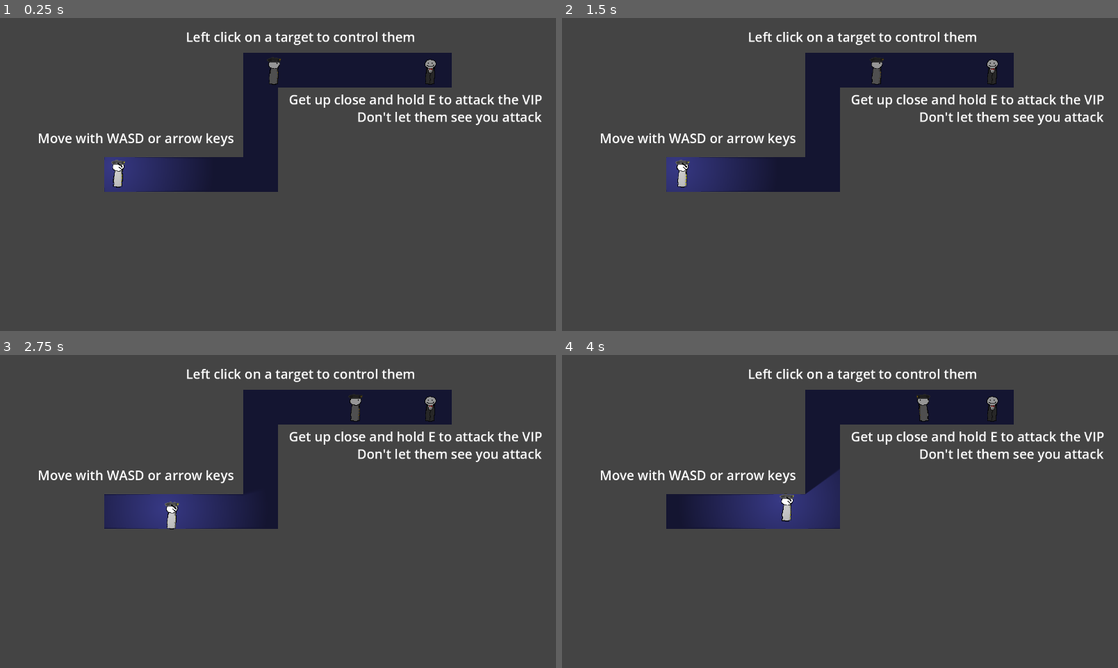
Above: before the commit, frames 1-4 (two rows, left to right).
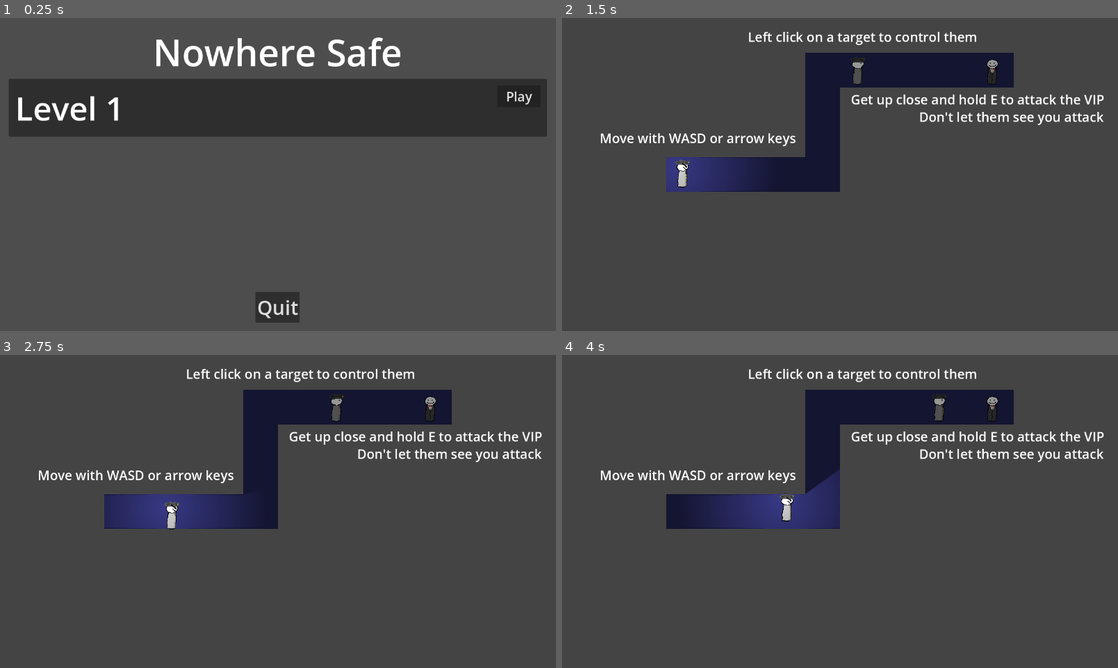
Above: after the commit, the same moments.

Repository: RainbowAsteroids/nowhere-safe
Game: Godot game, scene res://main-menu/main_menu.tscn
Same seed, same stepped clock (60 frames per second), same inputs: the game is played once before the commit and once after it. Before the commit the project starts from res://world/worlds/0.tscn.
Inputs (mouse positions are in pixels of both pictures, inside the frame that each line leads up to):
- Up to frame 1 (0.25 s): no input
- Up to frame 2 (1.5 s): click (1079, 96) at 0.5 s, where only the run after the commit has a clickable "Play"; tap A (move_left) at 1.25 s; move the mouse to (678, 174) at 1.27 s; hold D (move_right) from 1.28 s (still down); hold Right mouse button (attack) from 1.28 s (still down)
- Up to frame 3 (2.75 s): tap A (move_left) at 2 s; move the mouse to (333, 408) at 2.02 s; release D (move_right) at 2.03 s; release Right mouse button (attack) at 2.03 s; hold S (move_down) from 2.03 s (still down); click (333, 408) at 2.1 s
- Up to frame 4 (4 s): tap A (move_left) at 2.75, 3.5 s; move the mouse to (895, 442) at 2.77 s; release S (move_down) at 2.78 s; hold D (move_right) 2.78-3.53 s; hold Right mouse button (attack) 2.78-3.53 s; move the mouse to (812, 574) at 3.52 s; hold W (move_up) from 3.53 s (still down); click (812, 574) at 3.6 s

The runs differ from the first frame. In frame 1, 13% of the frame differs, in the area x 3-98%, y 4-96%; in frame 2, 0.2%; in frame 3, 0.3%; in frame 4, 0.3%.

Commit message:
Main menu/Level select

Diff:
--- /dev/null
+++ b/main-menu/LevelWidgets.gd
@@ -0,0 +1,17 @@
+extends VBoxContainer
+class_name LevelWidgets
+
+@export var level_widget_scene: PackedScene
+
+func _ready():
+	var i := 0
+	while i in RunTimeManager.best_times and i < 4:
+		var level_widget: LevelWidget = level_widget_scene.instantiate()
+		level_widget.level_num = i
+		add_child(level_widget)
+
+		i += 1
+
+	var level_widget: LevelWidget = level_widget_scene.instantiate()
+	level_widget.level_num = i
+	add_child(level_widget)
--- /dev/null
+++ b/main-menu/QuitButton.gd
@@ -0,0 +1,8 @@
+extends Button
+
+func _ready():
+	visible = OS.get_name() != "Web"
+	disabled = not visible
+
+func _on_pressed():
+	get_tree().quit()
--- /dev/null
+++ b/main-menu/level_widget.gd
@@ -0,0 +1,20 @@
+extends PanelContainer
+class_name LevelWidget
+
+@export var time_label: Label
+@export var title: Label
+
+var level_num: int
+
+func _ready():
+	title.text = title.text.format([level_num + 1])
+
+	if level_num in RunTimeManager.best_times:
+		time_label.text = time_label.text.format([
+			RunTimeManager.format_time(RunTimeManager.best_times[level_num])
+		])
+	else:
+		time_label.visible = false
+
+func _on_button_pressed():
+	get_tree().change_scene_to_file("res://world/worlds/{0}.tscn".format([level_num]))
--- /dev/null
+++ b/main-menu/level_widget.tscn
@@ -0,0 +1,41 @@
+[gd_scene load_steps=2 format=3 uid="uid://qt3ronon7pa8"]
+
+[ext_resource type="Script" path="res://main-menu/level_widget.gd" id="1_glic0"]
+
+[node name="LevelWidget" type="PanelContainer" node_paths=PackedStringArray("time_label", "title")]
+script = ExtResource("1_glic0")
+time_label = NodePath("MarginContainer/HBoxContainer/VBoxContainer/Label")
+title = NodePath("MarginContainer/HBoxContainer/Label")
+
+[node name="MarginContainer" type="MarginContainer" parent="."]
+layout_mode = 2
+theme_override_constants/margin_left = 15
+theme_override_constants/margin_top = 15
+theme_override_constants/margin_right = 15
+theme_override_constants/margin_bottom = 15
+
+[node name="HBoxContainer" type="HBoxContainer" parent="MarginContainer"]
+layout_mode = 2
+
+[node name="Label" type="Label" parent="MarginContainer/HBoxContainer"]
+layout_mode = 2
+theme_override_font_sizes/font_size = 75
+text = "Level {0}"
+
+[node name="VBoxContainer" type="VBoxContainer" parent="MarginContainer/HBoxContainer"]
+layout_mode = 2
+size_flags_horizontal = 10
+
+[node name="Button" type="Button" parent="MarginContainer/HBoxContainer/VBoxContainer"]
+layout_mode = 2
+size_flags_horizontal = 8
+theme_override_font_sizes/font_size = 30
+text = "  Play  "
+
+[node name="Label" type="Label" parent="MarginContainer/HBoxContainer/VBoxContainer"]
+layout_mode = 2
+size_flags_vertical = 10
+theme_override_font_sizes/font_size = 30
+text = "Best Time: {0}"
+
+[connection signal="pressed" from="MarginContainer/HBoxContainer/VBoxContainer/Button" to="." method="_on_button_pressed"]
--- /dev/null
+++ b/main-menu/main_menu.tscn
@@ -0,0 +1,49 @@
+[gd_scene load_steps=4 format=3 uid="uid://bvtrwvlg8sxr8"]
+
+[ext_resource type="Script" path="res://main-menu/LevelWidgets.gd" id="1_cvmdh"]
+[ext_resource type="Script" path="res://main-menu/QuitButton.gd" id="1_pymsf"]
+[ext_resource type="PackedScene" uid="uid://qt3ronon7pa8" path="res://main-menu/level_widget.tscn" id="1_ssd13"]
+
+[node name="MainMenu" type="MarginContainer"]
+offset_right = 1279.0
+offset_bottom = 721.0
+theme_override_constants/margin_left = 20
+theme_override_constants/margin_top = 20
+theme_override_constants/margin_right = 20
+theme_override_constants/margin_bottom = 20
+
+[node name="VBoxContainer" type="VBoxContainer" parent="."]
+layout_mode = 2
+
+[node name="Label" type="Label" parent="VBoxContainer"]
+layout_mode = 2
+theme_override_font_sizes/font_size = 85
+text = "Nowhere Safe"
+horizontal_alignment = 1
+vertical_alignment = 1
+
+[node name="MarginContainer" type="MarginContainer" parent="VBoxContainer"]
+layout_mode = 2
+size_flags_vertical = 3
+
+[node name="ScrollContainer" type="ScrollContainer" parent="VBoxContainer/MarginContainer"]
+layout_mode = 2
+
+[node name="LevelWidgets" type="VBoxContainer" parent="VBoxContainer/MarginContainer/ScrollContainer"]
+layout_mode = 2
+size_flags_horizontal = 3
+size_flags_vertical = 3
+theme_override_constants/separation = 25
+script = ExtResource("1_cvmdh")
+level_widget_scene = ExtResource("1_ssd13")
+
+[node name="QuitButton" type="Button" parent="VBoxContainer"]
+layout_mode = 2
+size_flags_horizontal = 4
+size_flags_vertical = 8
+theme_override_font_sizes/font_size = 45
+text = "Quit
+"
+script = ExtResource("1_pymsf")
+
+[connection signal="pressed" from="VBoxContainer/QuitButton" to="VBoxContainer/QuitButton" method="_on_pressed"]
--- a/project.godot
+++ b/project.godot
@@ -11,7 +11,7 @@
 [application]
 
 config/name="Nowhere Safe"
-run/main_scene="res://world/worlds/0.tscn"
+run/main_scene="res://main-menu/main_menu.tscn"
 config/features=PackedStringArray("4.1", "GL Compatibility")
 config/icon="res://icon.svg"
 
--- a/run-time-manager.gd
+++ b/run-time-manager.gd
@@ -36,7 +36,7 @@
 	var seconds := (time_sec as int) % 60
 	var millis := ((time_sec - floor(time_sec)) * 1000) as int
 
-	return "{m}:{s}:{ms}".format({
+	return "{m}:{s}.{ms}".format({
 		"m": format_number(minutes, 2),
 		"s": format_number(seconds, 2),
 		"ms": format_number(millis, 3)
--- a/world/world.gd
+++ b/world/world.gd
@@ -3,6 +3,8 @@
 
 @export var win_screen: CanvasLayer
 @export var lose_screen: CanvasLayer
+
+@export var next_level_button: Button
 
 @export var current_time: Label
 @export var best_time: Label
@@ -11,6 +13,25 @@
 var world_num := -1
 var start_time := Time.get_ticks_msec()
 var duration: float
+var next_level_path: String
+var next_level_exists: bool
+
+func _ready():
+	for civilian in get_tree().get_nodes_in_group("civilian"):
+		if civilian is Civilian:
+			civilian.detected_player.connect(lose)
+
+	var regex := RegEx.new()
+	regex.compile("res:\\/\\/world\\/worlds\\/([0-9]+)\\.tscn")
+	var result := regex.search(scene_file_path)
+	if result:
+		world_num = int(result.strings[1])
+
+	next_level_path = "res://world/worlds/{0}.tscn".format([world_num + 1])
+	next_level_exists = FileAccess.file_exists(next_level_path)
+
+	next_level_button.visible = next_level_exists
+	next_level_button.disabled = not next_level_exists
 
 func lose():
 	print("lose")
@@ -42,18 +63,6 @@
 	win_screen.visible = true
 	get_tree().paused = true
 
-
-func _ready():
-	for civilian in get_tree().get_nodes_in_group("civilian"):
-		if civilian is Civilian:
-			civilian.detected_player.connect(lose)
-
-	var regex := RegEx.new()
-	regex.compile("res:\\/\\/world\\/worlds\\/([0-9]+)\\.tscn")
-	var result := regex.search(scene_file_path)
-	if result:
-		world_num = int(result.strings[1])
-
 func _on_character_controller_lose():
 	lose()
 
@@ -62,9 +71,14 @@
 
 func _on_next_level_button_pressed():
 	get_tree().paused = false
-	get_tree().change_scene_to_file("res://world/worlds/{0}.tscn".format([world_num + 1]))
+	get_tree().change_scene_to_file(next_level_path)
 
 
 func _on_restart_button_pressed():
 	get_tree().paused = false
 	get_tree().reload_current_scene()
+
+
+func _on_main_menu_button_pressed():
+	get_tree().paused = false
+	get_tree().change_scene_to_file("res://main-menu/main_menu.tscn")
--- a/world/world.tscn
+++ b/world/world.tscn
@@ -52,11 +52,12 @@
 [sub_resource type="GradientTexture1D" id="GradientTexture1D_uvs7h"]
 gradient = SubResource("Gradient_0l24e")
 
-[node name="world" type="Node2D" node_paths=PackedStringArray("win_screen", "lose_screen", "current_time", "best_time", "best_time_indicator")]
+[node name="world" type="Node2D" node_paths=PackedStringArray("win_screen", "lose_screen", "next_level_button", "current_time", "best_time", "best_time_indicator")]
 process_mode = 3
 script = ExtResource("1_s5rh5")
 win_screen = NodePath("WinScreen")
 lose_screen = NodePath("LoseScreen")
+next_level_button = NodePath("WinScreen/PanelContainer/PanelContainer/MarginContainer/VBoxContainer/MarginContainer/HBoxContainer/NextLevelButton")
 current_time = NodePath("WinScreen/PanelContainer/PanelContainer/MarginContainer/VBoxContainer/Time")
 best_time = NodePath("WinScreen/PanelContainer/PanelContainer/MarginContainer/VBoxContainer/BestTime")
 best_time_indicator = NodePath("WinScreen/PanelContainer/PanelContainer/MarginContainer/VBoxContainer/BestTimeIndicator")
@@ -167,7 +168,7 @@
 
 [node name="MainMenuButton" type="Button" parent="WinScreen/PanelContainer/PanelContainer/MarginContainer/VBoxContainer/MarginContainer/HBoxContainer"]
 layout_mode = 2
-size_flags_horizontal = 10
+size_flags_horizontal = 6
 theme_override_font_sizes/font_size = 25
 text = "Main Menu"
 
@@ -241,4 +242,6 @@
 [connection signal="lose" from="CharacterController" to="." method="_on_character_controller_lose"]
 [connection signal="win" from="CharacterController" to="." method="_on_character_controller_win"]
 [connection signal="pressed" from="WinScreen/PanelContainer/PanelContainer/MarginContainer/VBoxContainer/MarginContainer/HBoxContainer/NextLevelButton" to="." method="_on_next_level_button_pressed"]
+[connection signal="pressed" from="WinScreen/PanelContainer/PanelContainer/MarginContainer/VBoxContainer/MarginContainer/HBoxContainer/MainMenuButton" to="." method="_on_main_menu_button_pressed"]
 [connection signal="pressed" from="LoseScreen/PanelContainer/PanelContainer/MarginContainer/VBoxContainer/MarginContainer/HBoxContainer/RestartButton" to="." method="_on_restart_button_pressed"]
+[connection signal="pressed" from="LoseScreen/PanelContainer/PanelContainer/MarginContainer/VBoxContainer/MarginContainer/HBoxContainer/MainMenuButton" to="." method="_on_main_menu_button_pressed"]
